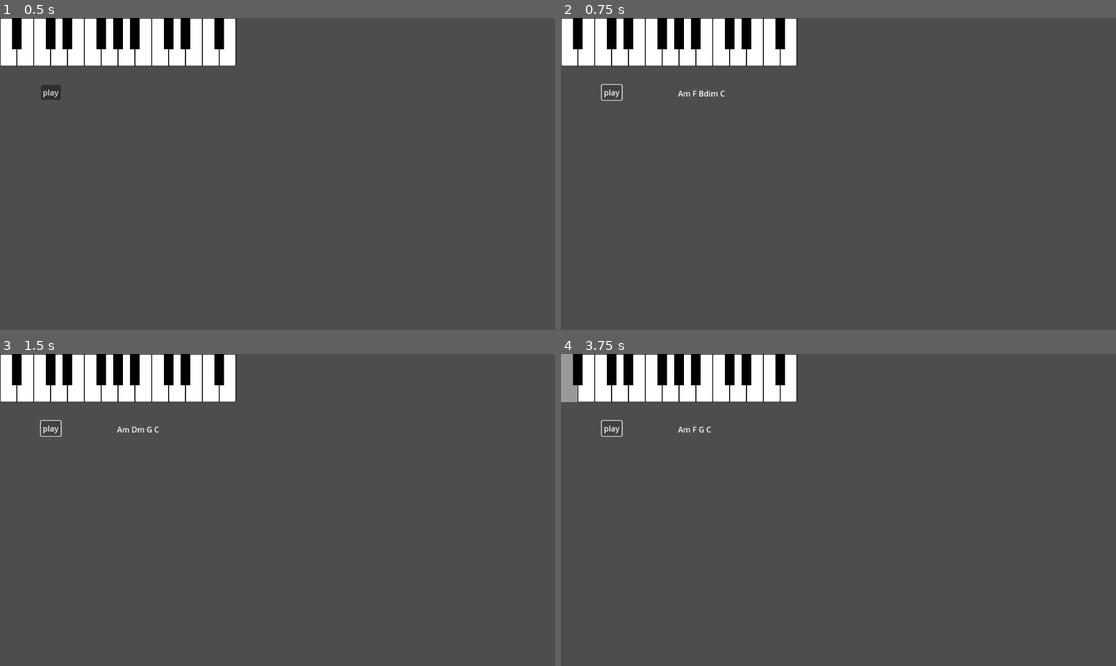
Above: before the commit, frames 1-4 (two rows, left to right).
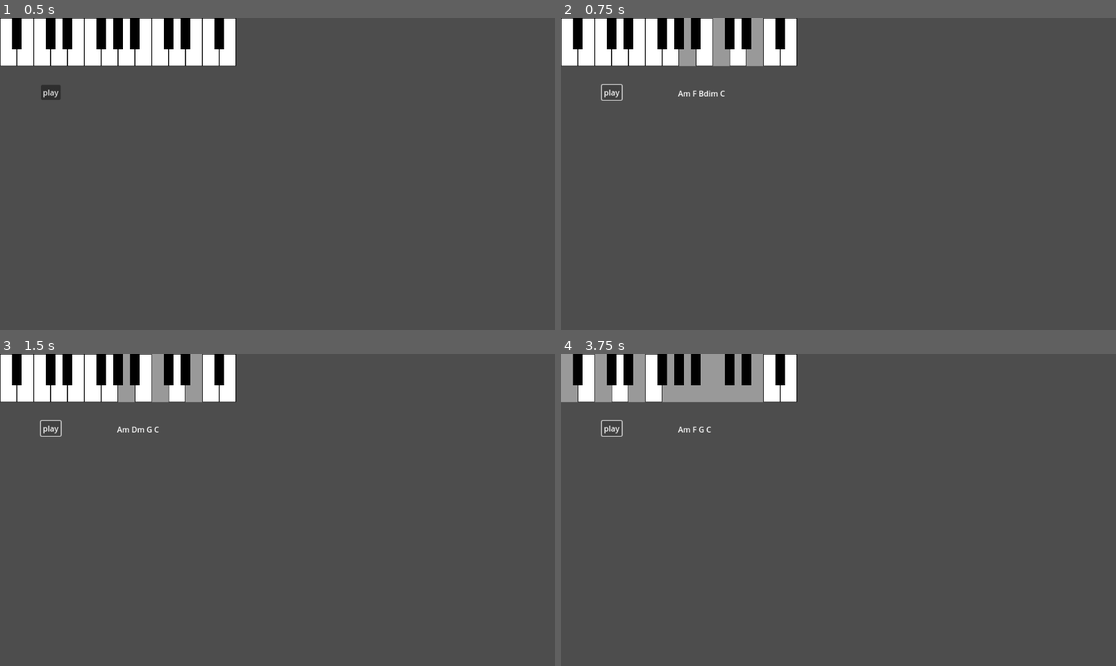
Above: after the commit, the same moments.

Repository: mjXmsdgh/godot_piano
Game: Godot game, scene res://scenes/generator.tscn
Same seed, same stepped clock (60 frames per second), same inputs: the game is played once before the commit and once after it. This scene is started directly instead of the project's main scene.
Inputs (mouse positions are in pixels of both pictures, inside the frame that each line leads up to):
- Up to frame 1 (0.5 s): no input
- Up to frame 2 (0.75 s): click "play" at 0.5 s
- Up to frame 3 (1.5 s): click "play" at 1.25 s
- Up to frame 4 (3.75 s): click (572, 378) at 2.02 s; click (572, 378) at 2.77 s; click "play" at 3.5 s

Frame 1 is identical in both runs. In frame 2, 1.0% of the frame differs, in the area x 21-37%, y 0-16%; in frame 3, 1.0%; in frame 4, 2.8%, in the area x 6-37%, y 0-16%.

Commit message:
Play generated chords sequentially with delay
Updated the _on_play_chord_pressed function to play each generated chord in sequence, playing all notes of a chord simultaneously and waiting 1 second before playing the next chord. Added debug output for chord names and notes.

Diff:
--- a/godot_piano/scripts/test_generator.gd
+++ b/godot_piano/scripts/test_generator.gd
@@ -28,6 +28,18 @@
 	# デバッグ用に "C" コードの構成音を取得してコンソールに出力
 	#var notes_for_chord = chord_manager.get_notes_by_chord_name("C")
 
-	for item in generated_chords:
-		var notes_for_chord = chord_manager.get_notes_by_chord_name(item)
-		print(notes_for_chord)
+	# -------コードを演奏-----
+	var kenban = get_node_or_null("kenban")
+
+	# 各コードを順番に演奏
+	for chord_name in generated_chords:
+		# コードの構成音を取得
+		var notes_for_chord = chord_manager.get_notes_by_chord_name(chord_name)
+		print("Playing chord: %s, Notes: %s" % [chord_name, notes_for_chord])
+
+		# コードの構成音を同時に演奏
+		for note in notes_for_chord:
+			kenban.play_note(note)
+
+		# 次のコードを演奏する前に1秒待機
+		await get_tree().create_timer(1.0).timeout
